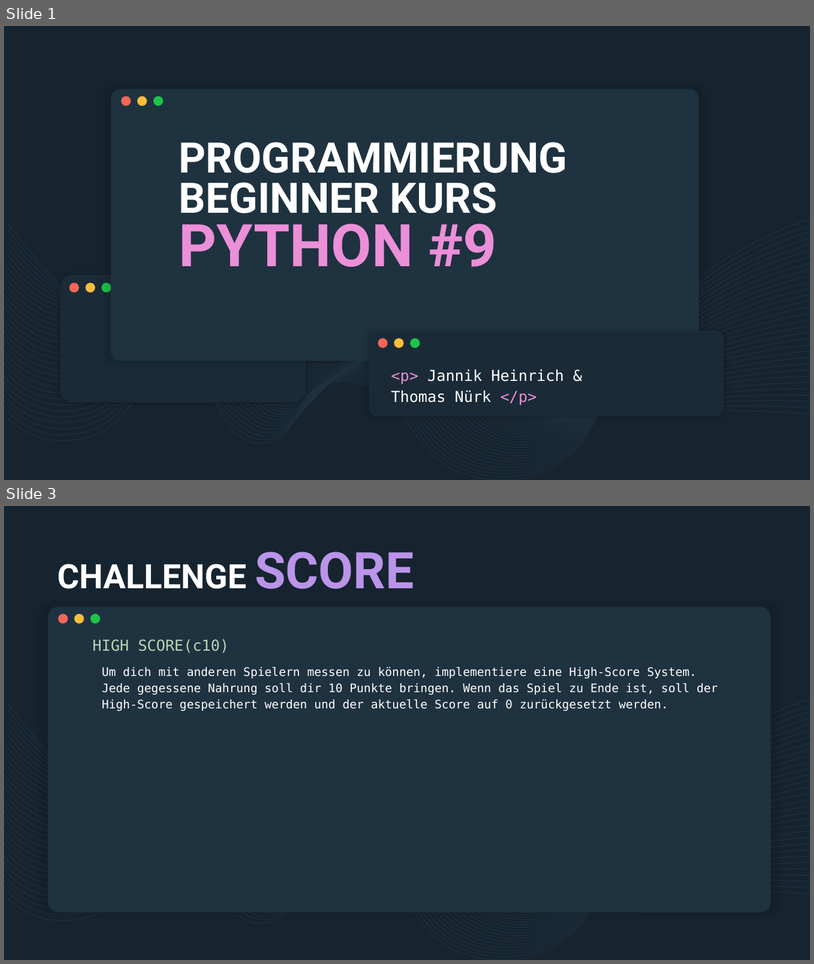
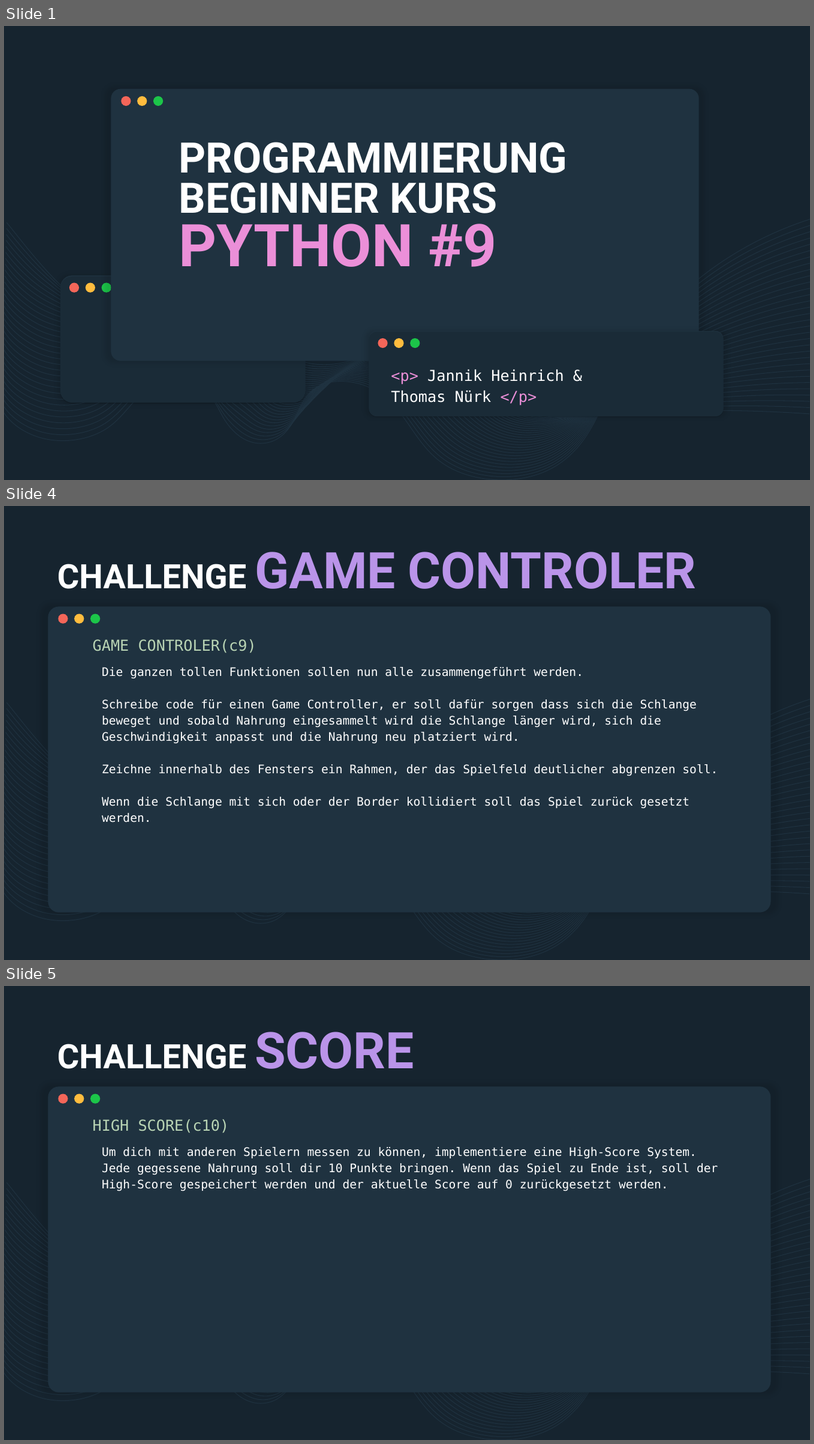
Before and after one commit to derech1e/python-beginner-course, a slide deck: 009/lesson_9.pptx. Shown one above the other, each under a label of ours: slides 1 and 3 before the commit, slides 1, 4 and 5 after it; the slides between them are not shown. The pictures are 814x964 and 814x1444 pixels, drawn with LibreOffice and Linux fonts; fonts in the diff are those of the drawing. Boxes give left, top, right and bottom in pixels: in the first picture for what was removed or moved away, otherwise in the second. Text is boxed around its words. In the diff, an @@ line names an element or a change of style, - is before the commit and + after.

```diff
--- a/009/lesson_9.pptx
+++ b/009/lesson_9.pptx
@@ slide 4 added at <box>4,506,810,960</box>, background #16242F; not listed: 36 template elements that a slide beside it also shows @@
@@ title added at <box>57,552,697,589</box>, 60 pt, text #BA94E9, bold @@
+CHALLENGE GAME CONTROLER
@@ subtitle added at <box>93,639,257,653</box>, 18 pt, text #B9D4B4 @@
+GAME CONTROLER(c9)
@@ text added at <box>102,667,718,808</box>, 14 pt, text #FFFFFF @@
+Die ganzen tollen Funktionen sollen nun alle zusammengeführt werden.
+Schreibe code für einen Game Controller, er soll dafür sorgen dass sich die Schlange beweget und sobald Nahrung eingesammelt wird die Schlange länger wird, sich die Geschwindigkeit anpasst und die Nahrung neu platziert wird.
+Zeichne innerhalb des Fensters ein Rahmen, der das Spielfeld deutlicher abgrenzen soll.
+Wenn die Schlange mit sich oder der Border kollidiert soll das Spiel zurück gesetzt werden.
@@ what was slide 3 is now slide 5 @@
```
Also in this commit, not shown: 1 slide changed, 2 other slides added.
